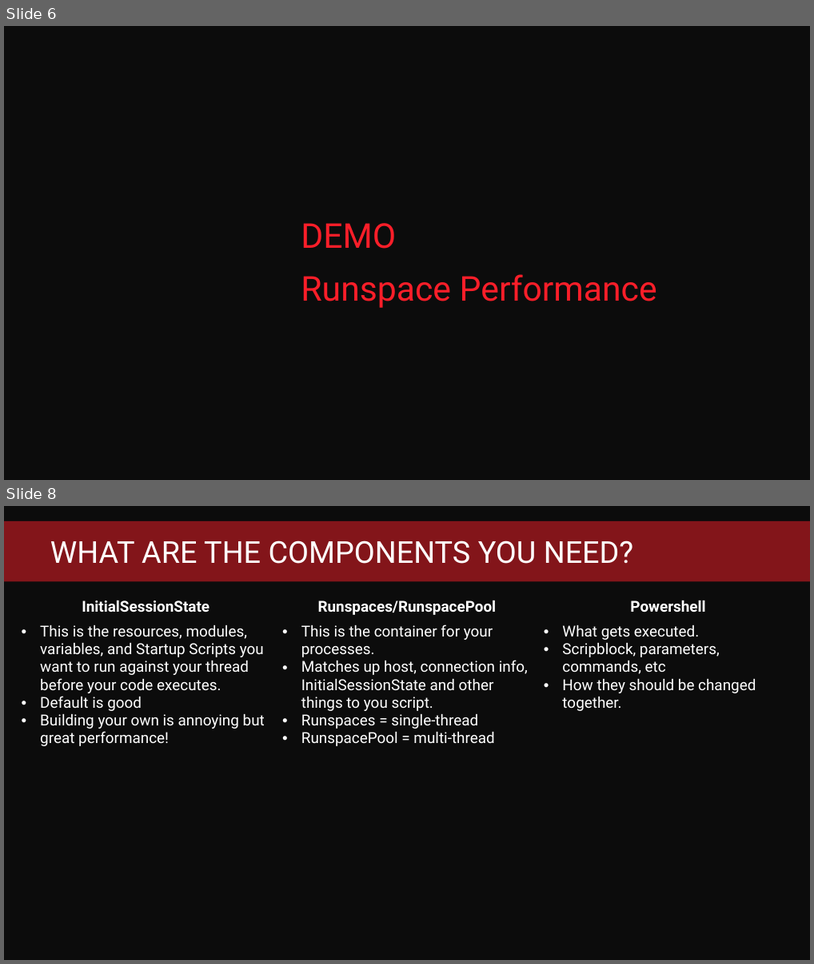
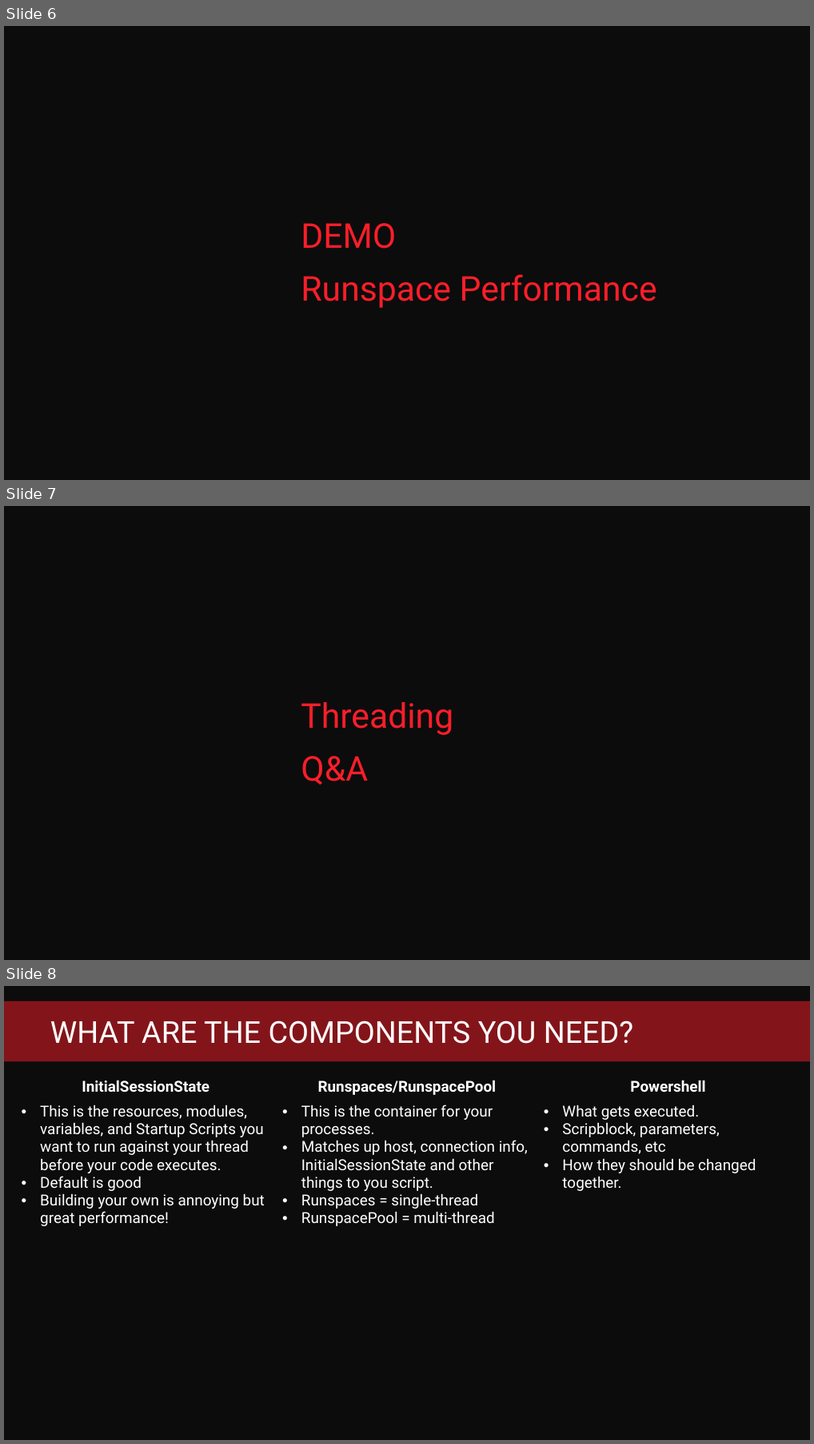
Before and after one commit to jpscripter/Runspaces, a slide deck: High-performance powershell through the magic of runspaces.pptx. Shown one above the other, each under a label of ours: slides 6 and 8 before the commit, slides 6, 7 and 8 after it; the slides between them are not shown. The pictures are 814x964 and 814x1444 pixels, drawn with LibreOffice and Linux fonts; fonts in the diff are those of the drawing; background and template pictures are left out. Boxes give left, top, right and bottom in pixels: in the first picture for what was removed or moved away, otherwise in the second. Text is boxed around its words. In the diff, an @@ line names an element or a change of style, - is before the commit and + after.

```diff
--- a/High-performance powershell through the magic of runspaces.pptx
+++ b/High-performance powershell through the magic of runspaces.pptx
@@ slide 7 added at bbox=[4, 506, 810, 960], background #0C0C0C @@
@@ text added at bbox=[301, 702, 454, 784], 40.7 pt, text #FB1E29 @@
+Threading
+Q&A
```
Also in this commit, not shown: 2 slides changed, 1 other file.
